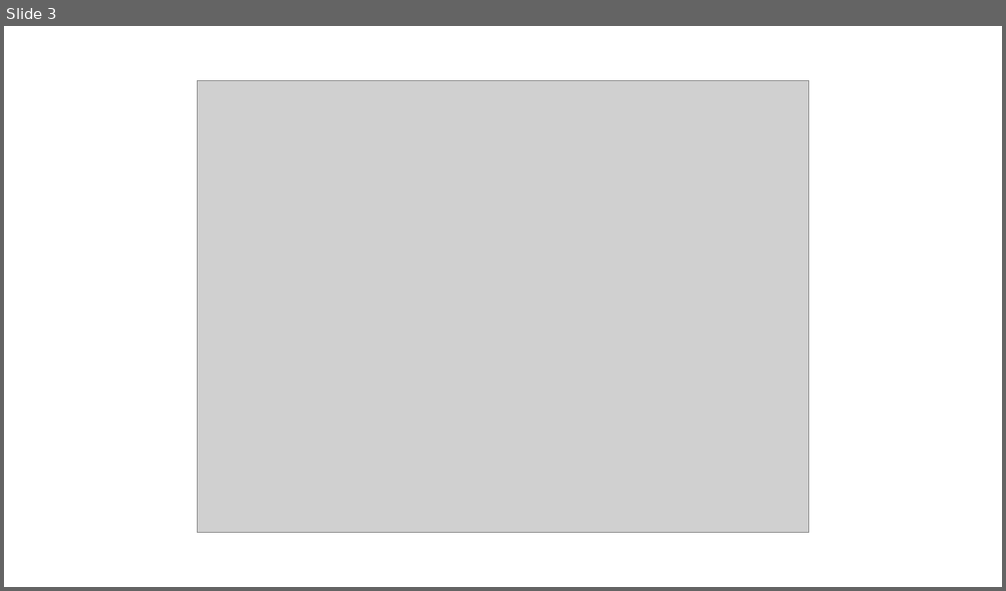
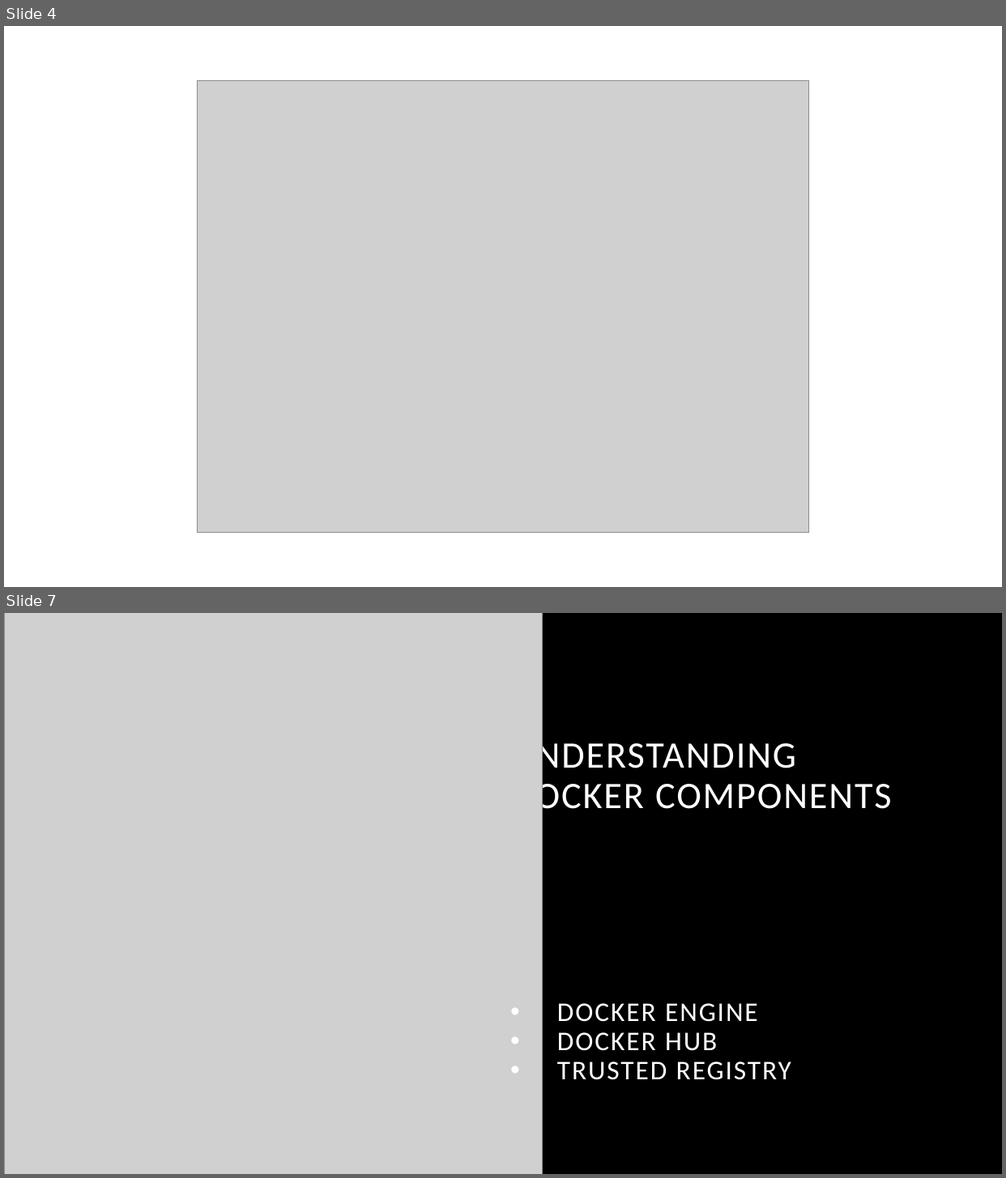
Before and after one commit to Shak-o/C-Examples, a slide deck: Docker/Docs/Slides/Docker for Local Development.pptx. Shown one above the other, each under a label of ours: slide 3 before the commit, slides 4 and 7 after it; the slides between them are not shown. The pictures are 1006x591 and 1006x1178 pixels, drawn with LibreOffice and Linux fonts; fonts in the diff are those of the drawing; grey boxes stand for pictures; background and template pictures are left out. Boxes give left, top, right and bottom in pixels: in the first picture for what was removed or moved away, otherwise in the second. Text is boxed around its words. In the diff, an @@ line names an element or a change of style, - is before the commit and + after.

```diff
--- a/Docker/Docs/Slides/Docker for Local Development.pptx
+++ b/Docker/Docs/Slides/Docker for Local Development.pptx
@@ slide 7 added at (4, 613, 1002, 1174), background #000000 @@
@@ line added from (503, 704) to (4, 634), #FFFFFF 0.5 pt @@
@@ picture added at (4, 613, 543, 1174) @@
@@ line added from (330, 613) to (424, 819), #FFFFFF 0.5 pt @@
@@ title added at (510, 736, 891, 817), 36 pt, text #FFFFFF @@
+UNDERSTANDING DOCKER COMPONENTS
@@ text added at (557, 1003, 791, 1080), 26 pt, text #FFFFFF @@
+• DOCKER ENGINE
+• DOCKER HUB
+• TRUSTED REGISTRY
@@ what was slide 3 is now slide 4 @@
```
Also in this commit, not shown: 4 slides changed, 6 other slides added, 1 other file.
